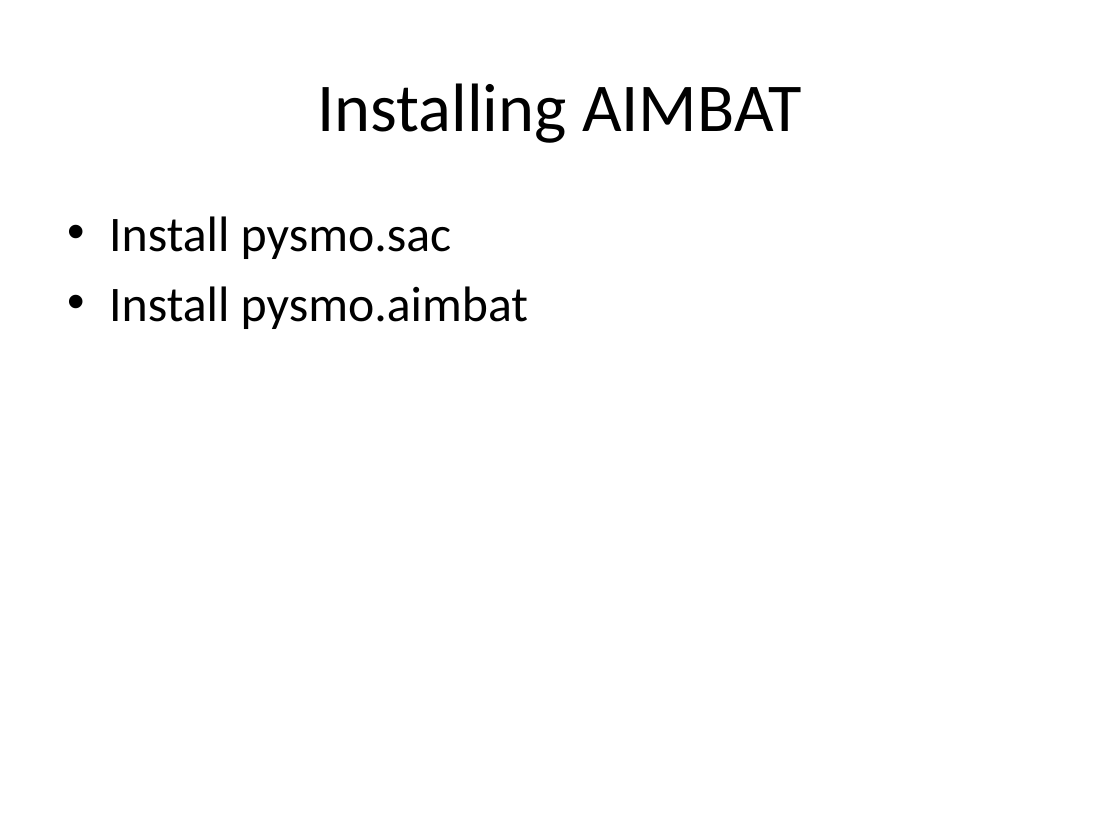
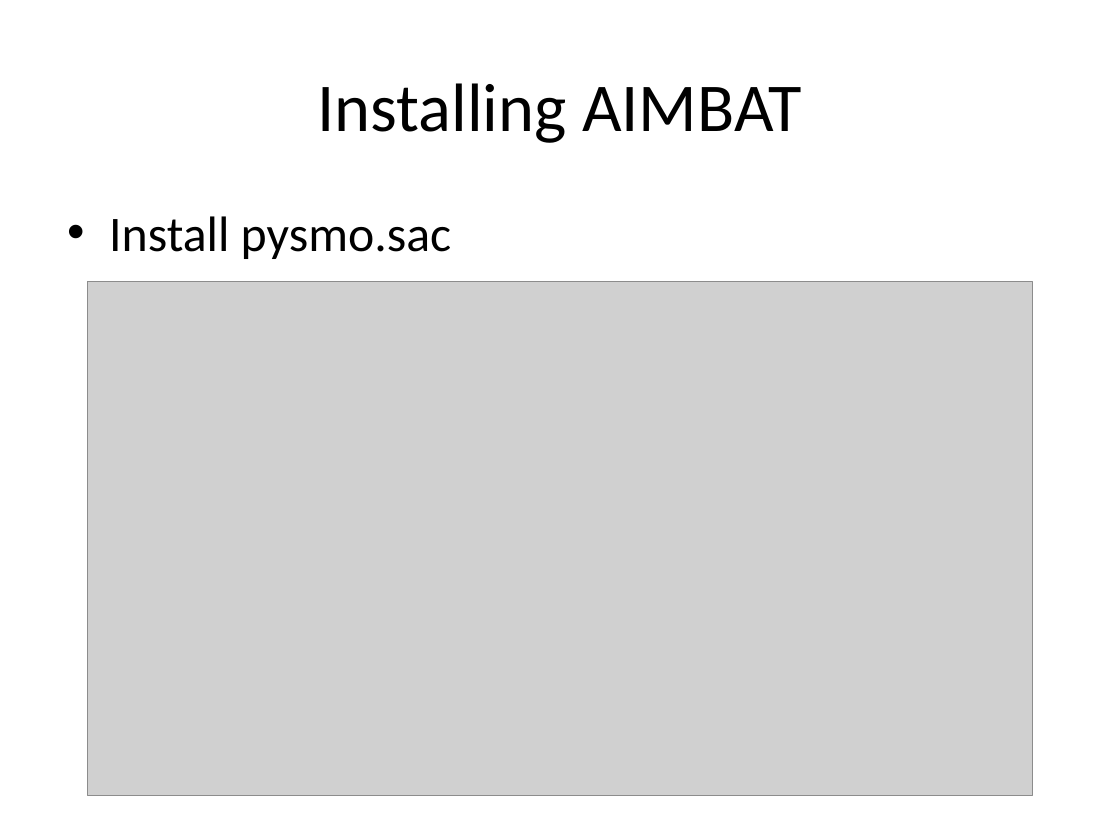
Before and after one commit to lkloh/USArray, a slide deck: slide 17 of AIMBAT/AIMBAT.pptx (slide 4 before the commit). Drawn at 1120x840 pixels with LibreOffice and Linux fonts; fonts in the diff are those of the drawing; grey boxes stand for pictures. Boxes give left, top, right and bottom in pixels: in the first picture for what was removed or moved away, otherwise in the second. Text is boxed around its words. In the diff, an @@ line names an element or a change of style, - is before the commit and + after.

```diff
--- a/AIMBAT/AIMBAT.pptx
+++ b/AIMBAT/AIMBAT.pptx
@@ picture added at (x1=87, y1=282, x2=1033, y2=795) @@
@@ text at (x1=109, y1=286, x2=528, y2=329): paragraph removed @@
-• Install pysmo.aimbat
```
Also in this commit, not shown: 4 other slides changed, 27 slides added, 1 slide removed, 1 other file.
